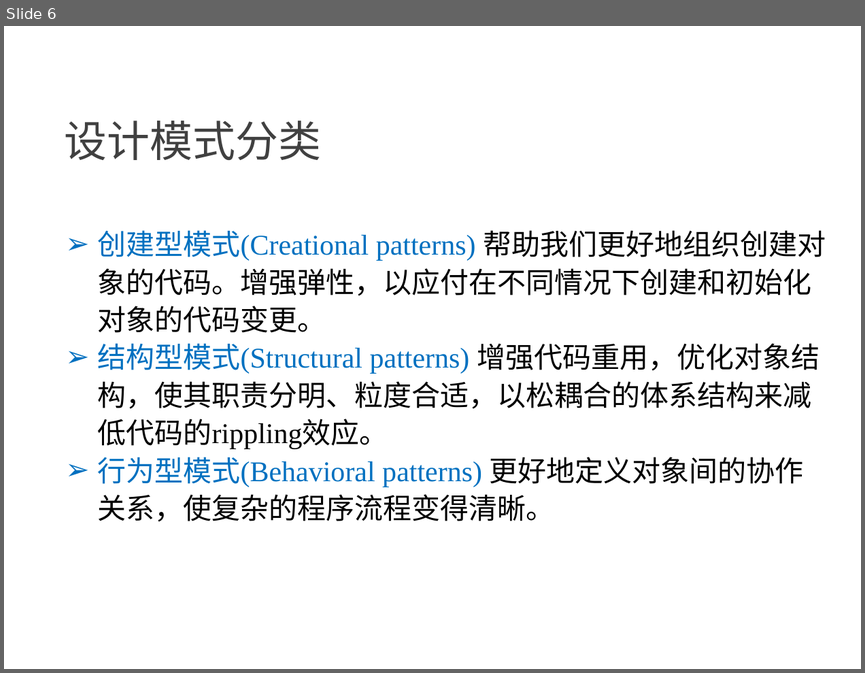
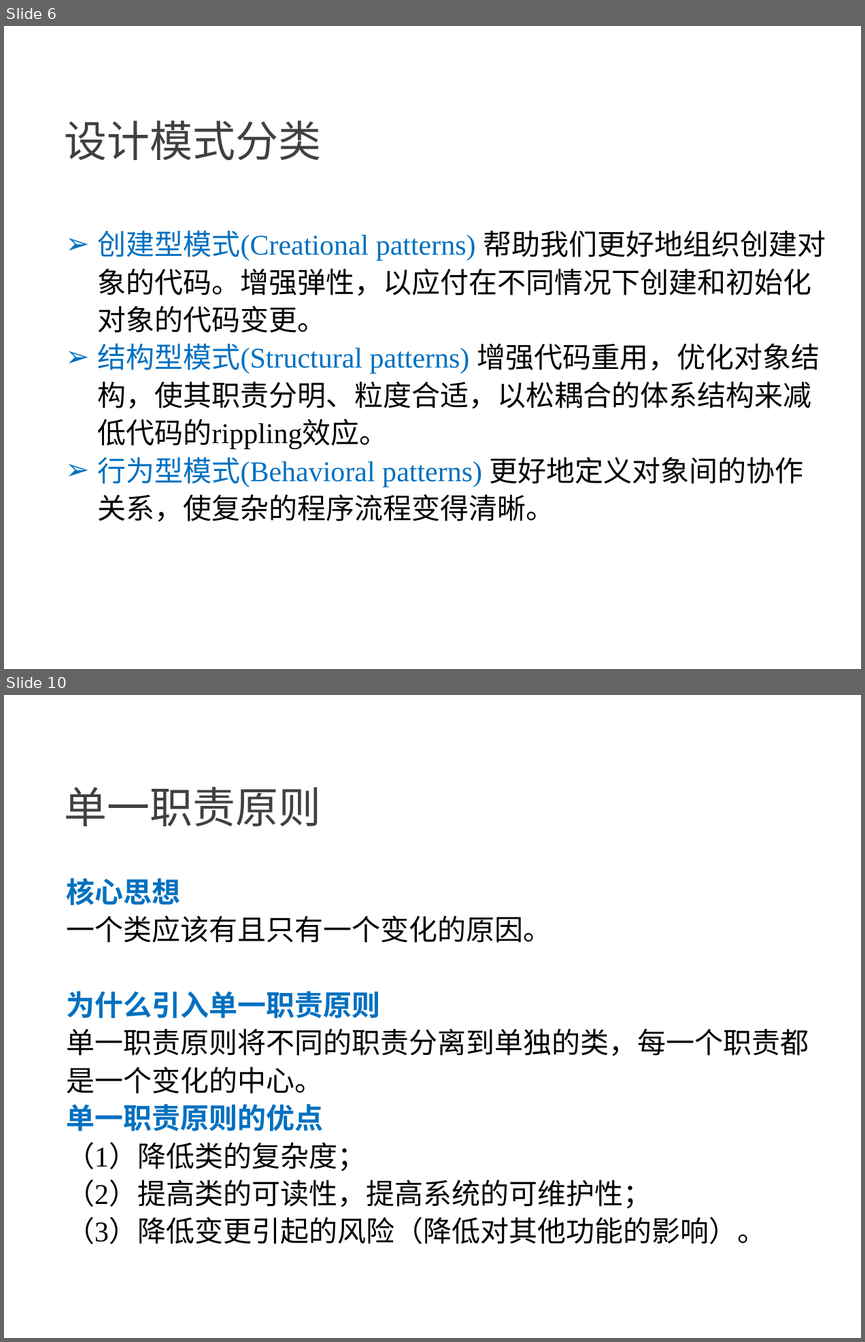
Before and after one commit to NewGr8Player/My-PPT, a slide deck: Design pattern/23种设计模式详解.pptx. Shown one above the other, each under a label of ours: slide 6 before the commit, slides 6 and 10 after it; the slides between them are not shown. The pictures are 865x673 and 865x1342 pixels, drawn with LibreOffice and Linux fonts; fonts in the diff are those of the drawing. Boxes give left, top, right and bottom in pixels: in the first picture for what was removed or moved away, otherwise in the second. Text is boxed around its words. In the diff, an @@ line names an element or a change of style, - is before the commit and + after.

Commit message:
修改PPT，增加里氏替换原则内容

```diff
--- a/Design pattern/23种设计模式详解.pptx
+++ b/Design pattern/23种设计模式详解.pptx
@@ slide 10 added at box(4, 695, 861, 1338), background #FFFFFF @@
@@ text added at box(64, 787, 321, 826), 36 pt, text #404040 @@
+单一职责原则
@@ text added at box(66, 878, 808, 1244), 24 pt, text #000000 @@
+核心思想
+一个类应该有且只有一个变化的原因。
+为什么引入单一职责原则
+单一职责原则将不同的职责分离到单独的类，每一个职责都是一个变化的中心。
+单一职责原则的优点
+（1）降低类的复杂度；
+（2）提高类的可读性，提高系统的可维护性；
+（3）降低变更引起的风险（降低对其他功能的影响）。
```
Also in this commit, not shown: 3 slides changed, 15 other slides added, 2 other files.
